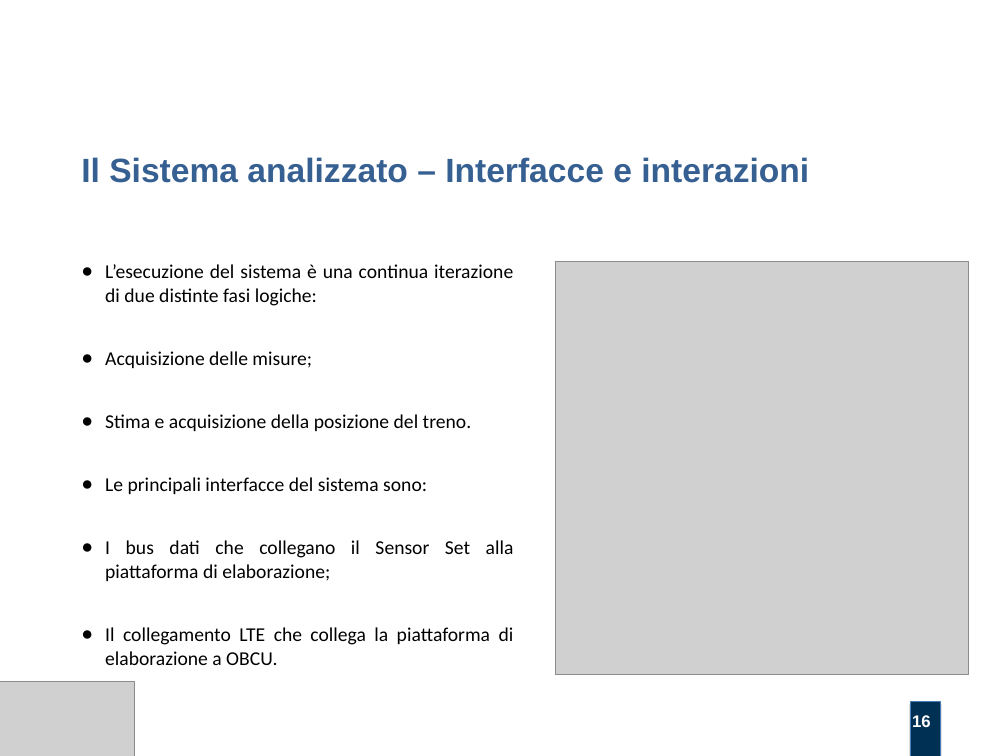
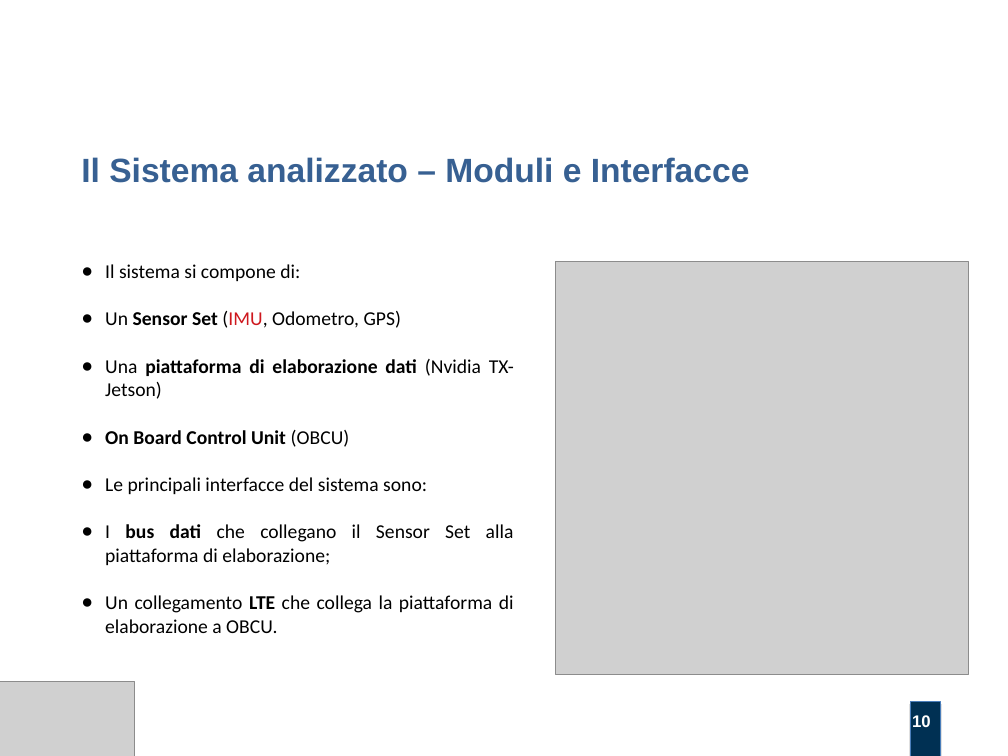
Before and after one commit to alexfoglia1/thesis, a slide deck: slide 10 of Slides/slides.odp (slide 16 before the commit). Drawn at 1008x756 pixels with LibreOffice and Linux fonts; fonts in the diff are those of the drawing; grey boxes stand for pictures; background and template pictures are left out. Boxes give left, top, right and bottom in pixels: in the first picture for what was removed or moved away, otherwise in the second. Text is boxed around its words. In the diff, an @@ line names an element or a change of style, - is before the commit and + after.

```diff
--- a/Slides/slides.odp
+++ b/Slides/slides.odp
@@ text at (x1=81, y1=157, x2=750, y2=183): text changed @@
-Il Sistema analizzato – Interfacce e interazioni
+Il Sistema analizzato – Moduli e Interfacce
@@ text at (x1=105, y1=264, x2=514, y2=447): text changed @@
-● L’esecuzione del sistema è una continua iterazione di due distinte fasi logiche:
-● Acquisizione delle misure;
-● Stima e acquisizione della posizione del treno.
+● Il sistema si compone di:
+● Un Sensor Set (IMU, Odometro, GPS)
+● Una piattaforma di elaborazione dati (Nvidia TX-Jetson)
+● On Board Control Unit (OBCU)
@@ text at (x1=105, y1=477, x2=514, y2=565): bold on in "bus dati"; less space between paragraphs @@
@@ text at (x1=105, y1=595, x2=514, y2=633): text changed @@
-● Il collegamento LTE che collega la piattaforma di elaborazione a OBCU.
+● Un collegamento LTE che collega la piattaforma di elaborazione a OBCU.
@@ page number at (x1=912, y1=715, x2=931, y2=727): text changed @@
-16
+10
```
Also in this commit, not shown: 7 other slides changed, 10 slides removed, 2 other files.
